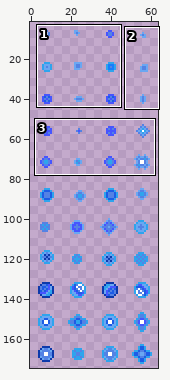
Sprite sheet -- packages/client/public/images/game/bullet.png. Above: a wide view before the commit, with the close-up outlined.
Close-up. Before:
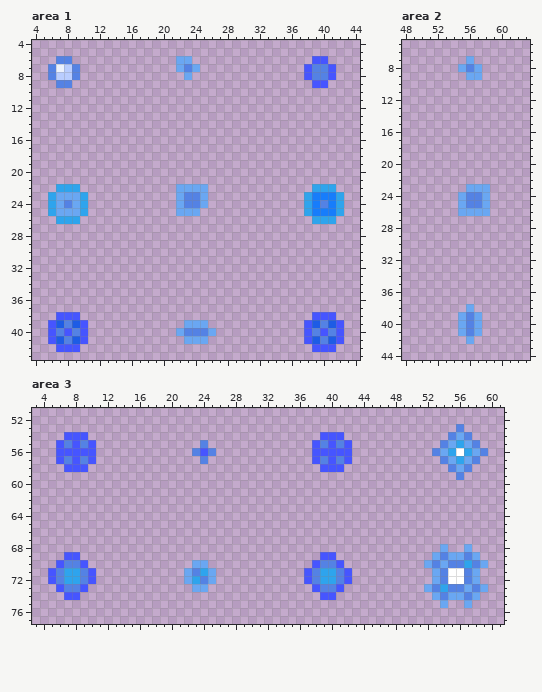
The file is 64x175 pixels. Shown: area 1: x 4..44, y 4..43; area 2: x 48..63, y 5..44; area 3: x 3..61, y 51..77. The wide view leaves out empty margins.
Once edited:
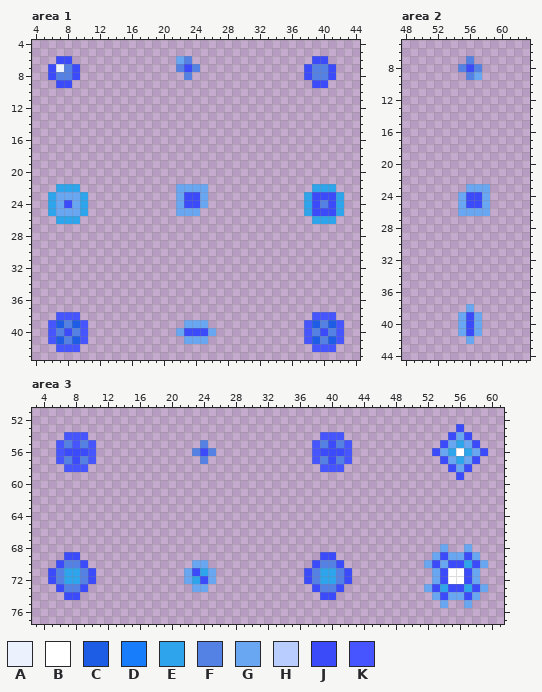
Palette (. is transparent): A #ebf1fd  B #ffffff  C #1d5ce5  D #177dfb  E #2ea4ed  F #5482e4  G #6aa7f2  H #b9cdff  J #3c4bfa  K #4655ff
Difference:
Changed rows in their new state; - is an unchanged pixel.
Area 1:
first column x 6:
 6 -JJ--------------F---------------JJ-
 7 J-FJ------------FJF-------------J--J
 8 JFFJ-------------F--------------J--J
 9 -JJ------------------------------JJ-
first column x 8:
23 ---------------JJ--------------JJJ
24 J--------------JJ--------------J-J
25 -------------------------------JJJ
first column x 8:
40 J--------------JJJ--------------J
Area 2:
first column x 55:
 7 -F-
 8 FJF
 9 -F-
first column x 56:
24 JJ
25 JJ
first column x 56:
39 J
40 J
41 J
Area 3:
first column x 7:
53 -------------------------------------------------J---
54 ------------------------------------------------J-J--
55 ---------------------------------J-------------J---J-
56 JJJ--------------J--------------JJJ-----------J-----J
57 -J-------------------------------J-------------J---J-
58 ------------------------------------------------J-J--
59 -------------------------------------------------J---
first column x 5:
69 --JJ------------------------------JJ-------------J--J-
70 -J--J----------------------------J--J-----------J-JJ-J
71 J----J------------J-------------J----J-----------J--J-
72 J----J-------------J------------J----J-----------J--J-
73 -J--J----------------------------J--J-----------J-JJEJ
74 --JJ------------------------------JJ-------------J--J-
